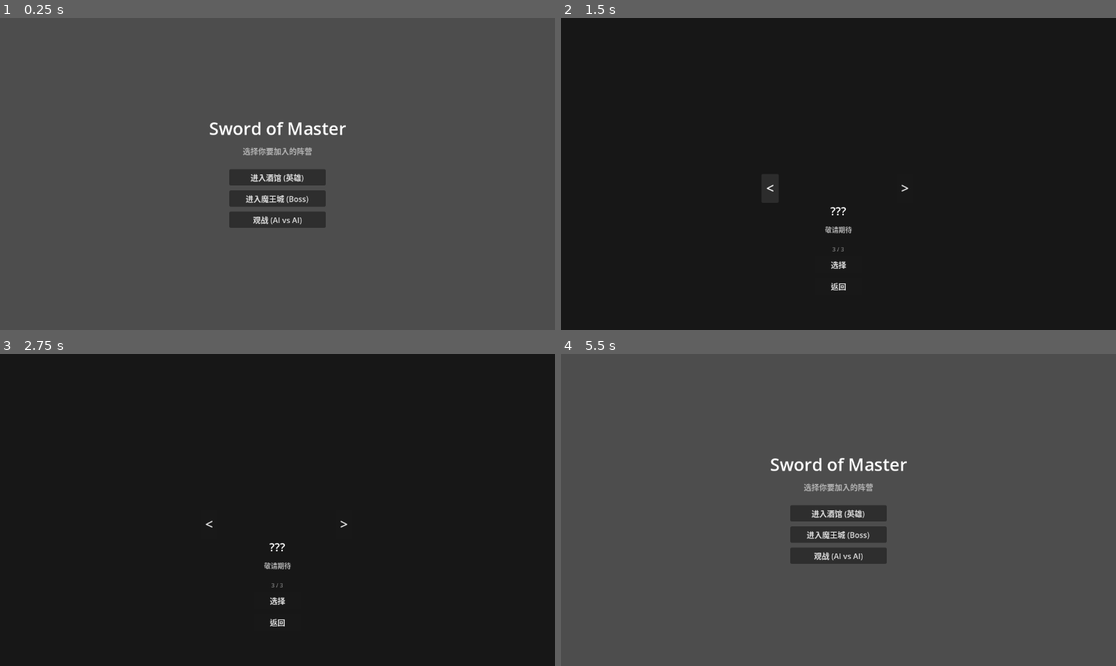
Above: before the commit, frames 1-4 (two rows, left to right).
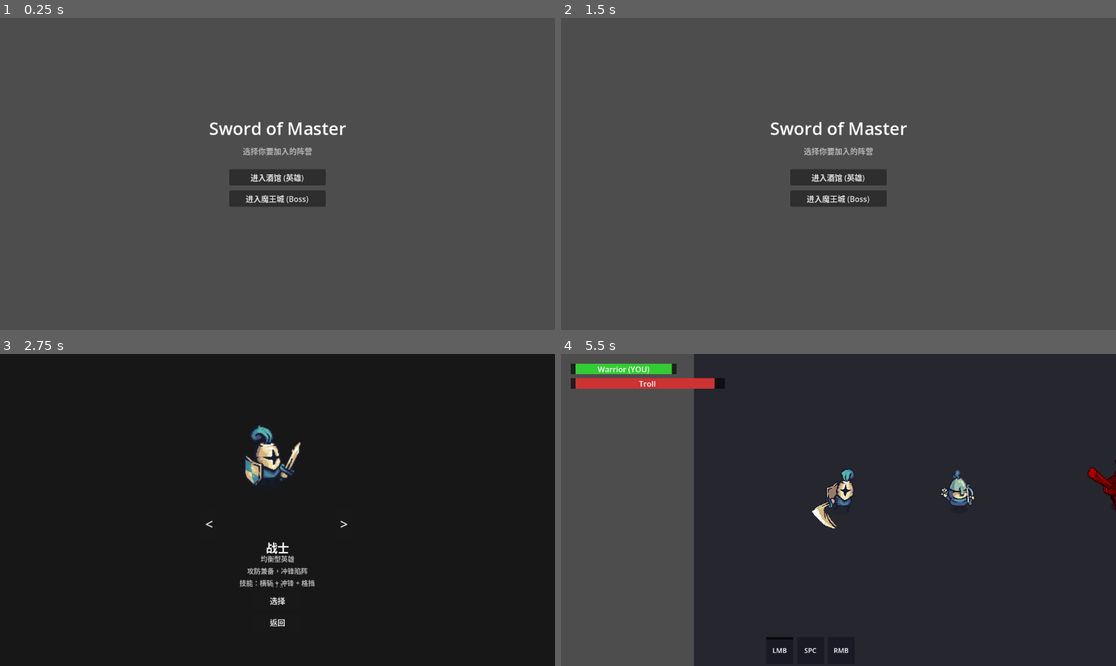
Above: after the commit, the same moments.

Repository: dejectedraven/sword-of-master
Game: Godot game, scene res://scenes/main/title_screen.tscn
The game is run twice, just before and just after one commit, with the same random seed, the same clock (stepped at 60 frames per second) and the same inputs.
Inputs (mouse positions are in pixels of both pictures, inside the frame that each line leads up to):
- Up to frame 1 (0.25 s): no input
- Up to frame 2 (1.5 s): click (838, 220) at 0.5 s, where only the run before the commit has a clickable "观战 (AI vs AI)"; click (771, 189) at 1.25 s, where only the run before the commit has a clickable "<"
- Up to frame 3 (2.75 s): click (277, 513) at 2 s, where only the run after the commit has a clickable "进入酒馆 (英雄)"
- Up to frame 4 (5.5 s): click "<" at 2.75 s; click ">" at 3.5 s; click "选择" at 4.25 s; click (838, 622) at 5 s, where only the run before the commit has a clickable "返回"

The runs differ from the first frame. In frame 1, 0.8% of the frame differs, in the area x 41-59%, y 62-68%; in frame 2, 99%, in the area x 0-100%, y 0-100%; in frame 3, 1.5%; in frame 4, 75%.

Commit message:
feat: AI teammate system — hero mode brings 1 ally, boss mode fights 2 AI heroes

Diff:
--- a/scenes/main/game_scene.gd
+++ b/scenes/main/game_scene.gd
@@ -2,6 +2,9 @@
 
 var hero_entity: Entity
 var troll_entity: Entity
+var ai_allies: Array = []
+var ai_enemies: Array = []
+var _heroes_alive: int = 0
 var map_size: Vector2 = Vector2(1280, 720)
 
 func _ready():
@@ -10,51 +13,65 @@
 	_instantiate_characters()
 
 func _instantiate_characters():
-	var mode = GameState.selected_faction
-	var hero_id = GameState.selected_character if mode != GameState.Faction.SPECTATE else GameState.last_selected_hero
-	hero_id = hero_id if mode != GameState.Faction.BOSS else GameState.last_selected_hero
-	var hero_scene = load("res://scenes/entities/" + hero_id.to_lower() + ".tscn")
-	hero_entity = hero_scene.instantiate()
-	hero_entity.name = hero_id
-	hero_entity.position = Vector2(400, 360)
-	add_child(hero_entity)
-	var boss_scene = load("res://scenes/entities/troll.tscn")
-	troll_entity = boss_scene.instantiate()
-	troll_entity.name = "Troll"
-	troll_entity.position = Vector2(900, 360)
-	add_child(troll_entity)
-	_setup_characters()
+	var is_boss = GameState.selected_faction == GameState.Faction.BOSS
+	if is_boss:
+		_setup_boss_mode()
+	else:
+		_setup_hero_mode()
 
-func _setup_characters():
-	hero_entity.collision_layer = 1; hero_entity.collision_mask = 2
-	troll_entity.collision_layer = 1; troll_entity.collision_mask = 2
-	var mode = GameState.selected_faction
-	var is_boss = mode == GameState.Faction.BOSS
-	var is_spectate = mode == GameState.Faction.SPECTATE
-	if is_spectate:
-		hero_entity.is_ai_controlled = true
-		hero_entity.add_child(_load_ai(hero_entity.name))
-		troll_entity.is_ai_controlled = true
-		troll_entity.add_child(load("res://scripts/controllers/ai_troll.gd").new())
-		hero_entity.get_node("Camera2D").make_current()
-	elif is_boss:
-		troll_entity.is_ai_controlled = false
-		troll_entity.get_node("Camera2D").make_current()
-		hero_entity.is_ai_controlled = true
-		hero_entity.add_child(_load_ai(hero_entity.name))
-	else:
-		hero_entity.is_ai_controlled = false
-		hero_entity.get_node("Camera2D").make_current()
-		troll_entity.is_ai_controlled = true
-		troll_entity.add_child(load("res://scripts/controllers/ai_troll.gd").new())
+func _setup_hero_mode():
+	hero_entity = _spawn(GameState.selected_character, Vector2(300, 360), false)
+	hero_entity.get_node("Camera2D").make_current()
 	hero_entity.health.died.connect(_on_hero_died)
+	_heroes_alive = 1
+	var pool = ["Warrior", "Archer"]
+	pool.erase(GameState.selected_character)
+	if pool.size() > 0:
+		var ally = _spawn(pool[randi() % pool.size()], Vector2(500, 360), true)
+		ally.health.died.connect(_on_hero_died)
+		ai_allies = [ally]
+		_heroes_alive += 1
+	troll_entity = _spawn("Troll", Vector2(900, 360), true)
 	troll_entity.health.died.connect(_on_troll_died)
-	var hud = $HUD
-	hud.setup_entities(hero_entity, troll_entity)
+	$HUD.setup(hero_entity, troll_entity, [])
+
+func _setup_boss_mode():
+	troll_entity = _spawn("Troll", Vector2(900, 360), false)
+	troll_entity.get_node("Camera2D").make_current()
+	troll_entity.health.died.connect(_on_troll_died)
+	var pool = ["Warrior", "Archer"]
+	for i in 2:
+		var e = _spawn(pool[randi() % pool.size()], Vector2(300 + i * 200, 360), true)
+		e.health.died.connect(_on_hero_died)
+		ai_enemies.append(e)
+		_heroes_alive += 1
+	hero_entity = ai_enemies[0] if ai_enemies.size() > 0 else null
+	$HUD.setup(troll_entity, null, ai_enemies)
+
+func _spawn(id: String, pos: Vector2, is_ai: bool) -> Entity:
+	var e = load("res://scenes/entities/" + id.to_lower() + ".tscn").instantiate()
+	e.name = id
+	e.position = pos
+	e.collision_layer = 1; e.collision_mask = 2
+	e.is_ai_controlled = is_ai
+	if is_ai:
+		e.add_child(_load_ai(id))
+	add_child(e)
+	return e
 
 func _load_ai(name: String) -> Node:
 	var m = {"Warrior": "res://scripts/controllers/ai_warrior.gd", "Archer": "res://scripts/controllers/ai_archer.gd"}
 	return load(m.get(name, "res://scripts/controllers/ai_warrior.gd")).new()
+
+func _on_hero_died():
+	_heroes_alive -= 1
+	if _heroes_alive <= 0:
+		await get_tree().create_timer(1.0).timeout
+		GameState.end_game(GameState.VictoryType.TROLL_WIN)
+
+func _on_troll_died():
+	await get_tree().create_timer(1.0).timeout
+	GameState.end_game(GameState.VictoryType.HERO_WIN)
 
 func _add_floor():
 	var floor = ColorRect.new()
@@ -77,11 +94,3 @@
 		shape.shape = rect; shape.position = wall[0]
 		walls.add_child(shape)
 	add_child(walls)
-
-func _on_troll_died():
-	await get_tree().create_timer(1.0).timeout
-	GameState.end_game(GameState.VictoryType.HERO_WIN)
-
-func _on_hero_died():
-	await get_tree().create_timer(1.0).timeout
-	GameState.end_game(GameState.VictoryType.TROLL_WIN)
--- a/scenes/main/title_screen.gd
+++ b/scenes/main/title_screen.gd
@@ -4,13 +4,8 @@
 	GameState.reset()
 	var tavern = get_node_or_null("TavernBtn")
 	var castle = get_node_or_null("CastleBtn")
-	if castle: castle.pressed.connect(func():
-		GameState.selected_faction = GameState.Faction.BOSS
-		get_tree().change_scene_to_file("res://scenes/main/boss_select.tscn")
-	)
-	var spectate = get_node_or_null("SpectateBtn")
-	if spectate: spectate.pressed.connect(func():
-		GameState.selected_faction = GameState.Faction.SPECTATE
+	if tavern: tavern.pressed.connect(func():
+		GameState.selected_faction = GameState.Faction.HERO
 		get_tree().change_scene_to_file("res://scenes/main/hero_select.tscn")
 	)
 	if castle: castle.pressed.connect(func():
--- a/scenes/main/title_screen.tscn
+++ b/scenes/main/title_screen.tscn
@@ -58,15 +58,3 @@
 offset_right = 100
 offset_bottom = 68
 text = "进入魔王城 (Boss)"
-
-[node name="SpectateBtn" type="Button" parent="."]
-anchors_preset = 8
-anchor_left = 0.5
-anchor_top = 0.5
-anchor_right = 0.5
-anchor_bottom = 0.5
-offset_left = -100
-offset_top = 78
-offset_right = 100
-offset_bottom = 112
-text = "观战 (AI vs AI)"
--- a/scenes/ui/hud.gd
+++ b/scenes/ui/hud.gd
@@ -9,12 +9,14 @@
 var _skill_slots: Array = []
 var _skill_labels: Array = []
 var _skill_overlays: Array = []
-var _hero_entity: Entity
+var _player_entity: Entity
 var _boss_entity: Entity
+var _ai_heroes: Array = []
 
-func setup_entities(hero: Entity, boss: Entity):
-	_hero_entity = hero
+func setup(pl: Entity, boss: Entity, ai_heroes: Array = []):
+	_player_entity = pl
 	_boss_entity = boss
+	_ai_heroes = ai_heroes
 
 func _ready():
 	result_label.hide()
@@ -54,41 +56,28 @@
 	_update_skill_cd()
 	if GameState.is_game_over:
 		result_label.show()
-		var mode = GameState.selected_faction
+		var is_boss = GameState.selected_faction == GameState.Faction.BOSS
 		var hw = GameState.victory_type == GameState.VictoryType.HERO_WIN
-		if mode == GameState.Faction.SPECTATE:
-			result_label.text = "Hero Wins!" if hw else "Troll Wins!"
-		else:
-			var is_boss = mode == GameState.Faction.BOSS
-			result_label.text = "VICTORY!" if ((is_boss and not hw) or (not is_boss and hw)) else "DEFEATED..."
+		result_label.text = "VICTORY!" if ((is_boss and not hw) or (not is_boss and hw)) else "DEFEATED..."
 
 func _update_hp():
-	if not _hero_entity or not _boss_entity: return
-	var mode = GameState.selected_faction
-	var is_boss = mode == GameState.Faction.BOSS
-	var is_spectate = mode == GameState.Faction.SPECTATE
-	if is_spectate:
-		player_fill.size.x = 200 * _hero_entity.health.hp_ratio()
-		player_label.text = _hero_entity.name
-		boss_fill.size.x = 300 * _boss_entity.health.hp_ratio()
-		boss_label.text = _boss_entity.name
-	elif is_boss:
-		player_fill.size.x = 200 * _boss_entity.health.hp_ratio()
-		player_label.text = "Troll (YOU)"
-		boss_fill.size.x = 300 * _hero_entity.health.hp_ratio()
-		boss_label.text = _hero_entity.name
-	else:
-		player_fill.size.x = 200 * _hero_entity.health.hp_ratio()
-		player_label.text = _hero_entity.name + " (YOU)"
+	if not _player_entity: return
+	var is_boss = GameState.selected_faction == GameState.Faction.BOSS
+	player_fill.size.x = 200 * _player_entity.health.hp_ratio()
+	player_label.text = _player_entity.name + " (YOU)"
+	if is_boss and _ai_heroes.size() > 0:
+		var total_hp = 0.0; var total_max = 0.0
+		for e in _ai_heroes:
+			if is_instance_valid(e) and e.health:
+				total_hp += e.health.current_hp; total_max += e.health.max_hp
+		boss_fill.size.x = 300 * (total_hp / max(1.0, total_max))
+		boss_label.text = "Heroes"
+	elif _boss_entity and is_instance_valid(_boss_entity):
 		boss_fill.size.x = 300 * _boss_entity.health.hp_ratio()
 		boss_label.text = _boss_entity.name
 
 func _update_skill_cd():
-	var mode = GameState.selected_faction
-	if mode == GameState.Faction.SPECTATE:
-		for i in 3: _set_overlay(i, false, 0.0)
-		return
-	var player = _boss_entity if mode == GameState.Faction.BOSS else _hero_entity
+	var player = _player_entity
 	if not player or _skill_slots.size() < 3: return
 	var slash = player.get_node_or_null("SlashAbility") as AbilityBase
 	var arrow = player.get_node_or_null("ArrowAbility") as AbilityBase
--- a/scripts/state/game_state.gd
+++ b/scripts/state/game_state.gd
@@ -1,7 +1,7 @@
 extends Node
 
 enum VictoryType { NONE, HERO_WIN, TROLL_WIN }
-enum Faction { HERO, BOSS, SPECTATE }
+enum Faction { HERO, BOSS }
 
 var selected_faction: Faction = Faction.HERO
 var selected_character: String = "Warrior"
Not shown, changed: CHANGELOG.md
